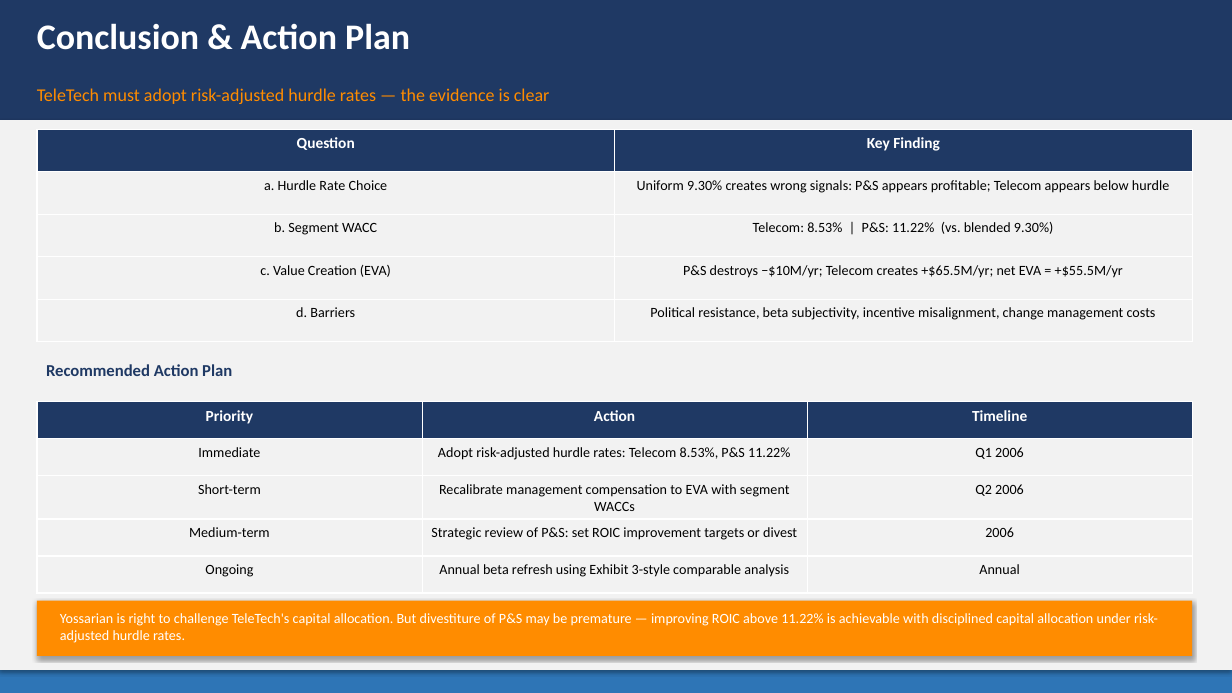
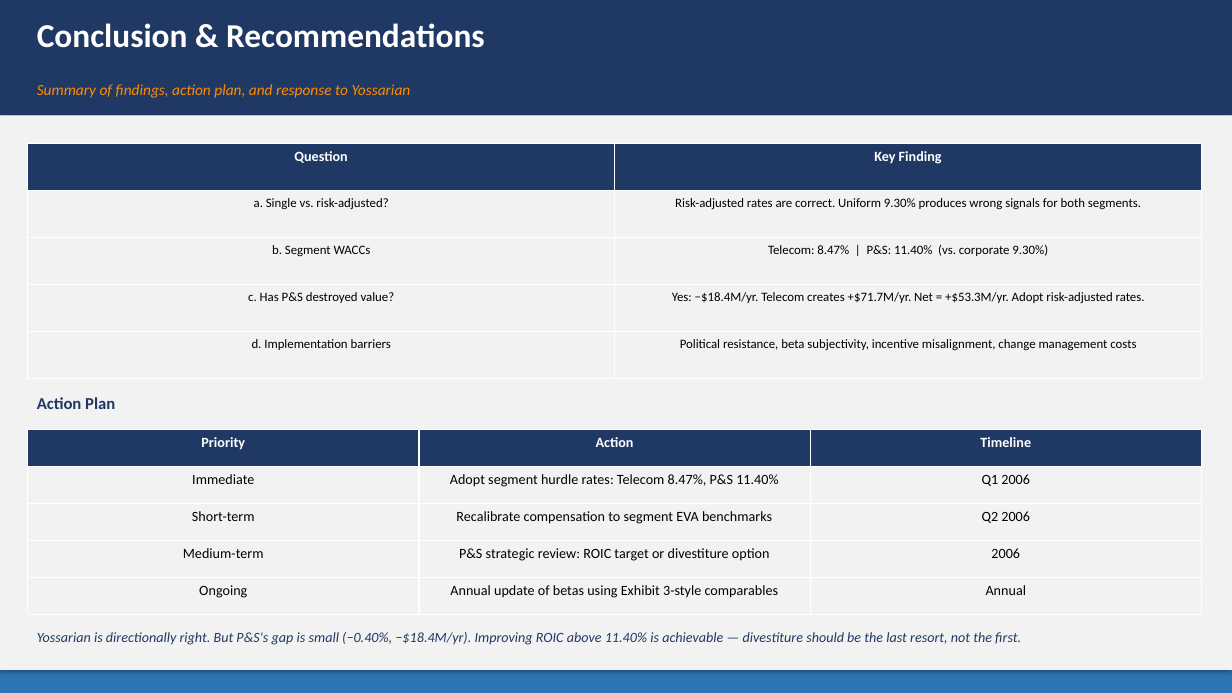
Before and after one commit to zou-haiyun-316/mfe5231casestudy, a slide deck: slide 10 of TeleTech_Case4_Presentation.pptx (slide 13 before the commit). Drawn at 1232x693 pixels with LibreOffice and Linux fonts; fonts in the diff are those of the drawing. Boxes give left, top, right and bottom in pixels: in the first picture for what was removed or moved away, otherwise in the second. Text is boxed around its words. In the diff, an @@ line names an element or a change of style, - is before the commit and + after.

Commit message:
refactor: restructure to Intro/Problem/Method/Solution/Conclusion per professor guidance
- Use Exhibit 3 industry averages directly (no unlever/relever, no filtering)
- Telecom WACC: 8.47% (beta=1.04, D/V=27.1%, Telecom Services avg)
- P&S WACC: 11.40% (beta=1.36, D/V=9.2%, Equipment+Computer blended avg)
- EVA: Telecom +71.7M, P&S -18.4M, Net +53.3M
- PPT: 13 slides, 5-part structure (Intro/Problem/Method/Solution/Conclusion)

```diff
--- a/TeleTech_Case4_Presentation.pptx
+++ b/TeleTech_Case4_Presentation.pptx
@@ rectangle: place and size @@
-rectangle at (0,0,1232,120)
+rectangle at (0,0,1232,116)
@@ text at (37,23,485,48): text changed; size 28 to 26 pt @@
-Conclusion & Action Plan
+Conclusion & Recommendations
@@ text at (37,84,411,98): text changed; size 14 to 12 pt; italic on @@
-TeleTech must adopt risk-adjusted hurdle rates — the evidence is clear
+Summary of findings, action plan, and response to Yossarian
@@ rectangle: place and size @@
-rectangle at (0,120,1232,670)
+rectangle at (0,116,1232,670)
@@ table at (28,143,1202,379) @@
-row 2, column 1: a. Hurdle Rate Choice
+row 2, column 1: a. Single vs. risk-adjusted?
-row 2, column 2: Uniform 9.30% creates wrong signals: P&S appears profitable; Telecom appears below hurdle
+row 2, column 2: Risk-adjusted rates are correct. Uniform 9.30% produces wrong signals for both segments.
-row 3, column 1: b. Segment WACC
+row 3, column 1: b. Segment WACCs
-row 3, column 2: Telecom: 8.53% | P&S: 11.22% (vs. blended 9.30%)
+row 3, column 2: Telecom: 8.47% | P&S: 11.40% (vs. corporate 9.30%)
-row 4, column 1: c. Value Creation (EVA)
+row 4, column 1: c. Has P&S destroyed value?
-row 4, column 2: P&S destroys −$10M/yr; Telecom creates +$65.5M/yr; net EVA = +$55.5M/yr
+row 4, column 2: Yes: −$18.4M/yr. Telecom creates +$71.7M/yr. Net = +$53.3M/yr. Adopt risk-adjusted rates.
-row 5, column 1: d. Barriers
+row 5, column 1: d. Implementation barriers
@@ size 12 to 11 pt in "Question", "Key Finding" @@
@@ size 11 to 10 pt in "Political resistance, beta subjectivity, incentive misalignm ..." @@
@@ table: place and size @@
-table at (37,129,1192,342)
+table at (28,143,1202,379)
@@ rectangle added at (28,122,231,152), fill #2E75B6 @@
@@ text at (37,397,115,409): text changed @@
-Recommended Action Plan
+Action Plan
@@ table at (28,430,1201,615) @@
-row 2, column 2: Adopt risk-adjusted hurdle rates: Telecom 8.53%, P&S 11.22%
+row 2, column 2: Adopt segment hurdle rates: Telecom 8.47%, P&S 11.40%
-row 3, column 2: Recalibrate management compensation to EVA with segment WACCs
+row 3, column 2: Recalibrate compensation to segment EVA benchmarks
-row 4, column 2: Strategic review of P&S: set ROIC improvement targets or divest
+row 4, column 2: P&S strategic review: ROIC target or divestiture option
-row 5, column 2: Annual beta refresh using Exhibit 3-style comparable analysis
+row 5, column 2: Annual update of betas using Exhibit 3-style comparables
@@ size 12 to 11 pt in "Priority", "Action", "Timeline" @@
@@ table: place and size @@
-table at (37,402,1193,587)
+table at (28,430,1201,615)
@@ rectangle removed at (37,601,1192,656) @@
@@ text at (37,632,1021,645): text changed; text colour #FFFFFF to #1F3964; italic on @@
-Yossarian is right to challenge TeleTech's capital allocation. But divestiture of P&S may be premature — improving ROIC above 11.22% is achievable with disciplined capital allocation under risk-adjusted hurdle rates.
+Yossarian is directionally right. But P&S's gap is small (−0.40%, −$18.4M/yr). Improving ROIC above 11.40% is achievable — divestiture should be the last resort, not the first.
```
Also in this commit, not shown: 4 other slides changed, 8 slides added, 9 slides removed, 1 other file.
